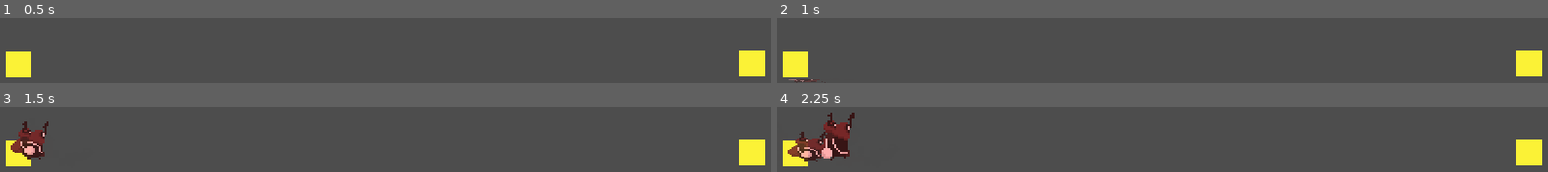
Above: before the commit, frames 1-4 (two rows, left to right).
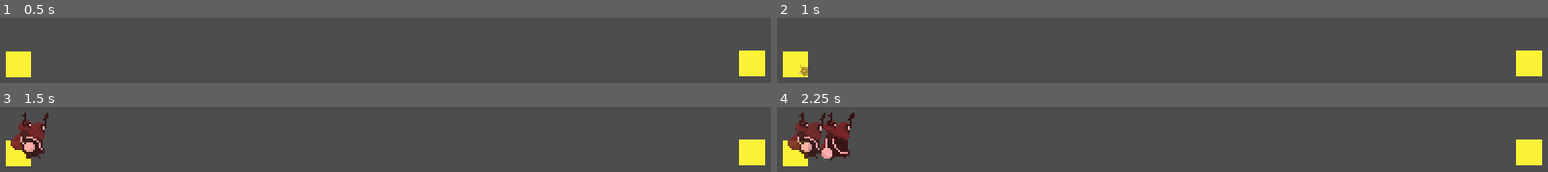
Above: after the commit, the same moments.

Repository: dekaravanhoc/3m5-gamejam10-brilliant-brains-building-boundless-bizarres
Game: Godot game, scene res://main.tscn
Two runs of this game, one before a commit and one after it. Both use one fixed random seed, a clock stepped at 60 frames per second and the inputs below.
Inputs:
- Up to frame 1 (0.5 s): no input
- Up to frame 2 (1 s): tap Enter (player_open_menu) at 0.5 s; hold Left (player_create_unit) from 0.53 s (still down)
- Up to frame 3 (1.5 s): release Left (player_create_unit) at 1.28 s; tap Left (player_create_unit) at 1.35 s
- Up to frame 4 (2.25 s): hold Left (player_create_unit) from 2.03 s (still down)

Frame 1 is identical in both runs. In frame 2, 0.2% of the frame differs, in the area x 1-7%, y 72-100%; in frame 3, 1.4%; in frame 4, 2.0%, in the area x 1-7%, y 8-84%.

Commit message:
finished base unit states

Diff:
--- a/unit/statemachine/states/attack.gd
+++ b/unit/statemachine/states/attack.gd
@@ -3,8 +3,17 @@
 
 
 func start():
-	behavior.unit.animated_sprite.play("attack")
+	attack()
 
 
-func run(delta: float):
-	pass
+func attack():
+	if behavior.unit.attack_range.get_overlapping_areas().is_empty():
+		behavior.change_state(StateMove.new())
+		return
+
+	behavior.unit.animated_sprite.play("attack")
+	behavior.unit.animated_sprite.animation_finished.connect(attack)
+	await behavior.unit.get_tree().create_timer(behavior.unit.hit_time).timeout
+	for enemy in behavior.unit.attack_box.get_overlapping_bodies():
+		if enemy.has_method("hit"):
+			enemy.hit(behavior.unit.dps * behavior.unit.attack_speed)
--- a/unit/statemachine/states/die.gd
+++ b/unit/statemachine/states/die.gd
@@ -4,7 +4,5 @@
 
 func start():
 	behavior.unit.animated_sprite.play("die")
-
-
-func run(delta: float):
-	pass
+	behavior.unit.killed.emit()
+	behavior.unit.animated_sprite.animation_finished.connect(behavior.unit.queue_free)
--- a/unit/statemachine/states/move.gd
+++ b/unit/statemachine/states/move.gd
@@ -4,7 +4,12 @@
 
 func start():
 	behavior.unit.animated_sprite.play("move")
+	behavior.unit.attack_range.area_entered.connect(_on_possible_target_in_range, CONNECT_ONE_SHOT)
 
 
 func run(delta: float):
 	behavior.unit.global_position += behavior.unit.speed * behavior.unit.current_move_direction * delta
+
+
+func _on_possible_target_in_range(_area: Area2D):
+	behavior.change_state(StateAttack.new())
--- a/unit/statemachine/states/spawn.gd
+++ b/unit/statemachine/states/spawn.gd
@@ -8,9 +8,9 @@
 
 	tween.tween_property(behavior.unit.animated_sprite, "modulate:a", 1.0, 1).from(0.0)
 	tween.parallel()
-	tween.tween_property(behavior.unit.animated_sprite, "scale:y", behavior.unit.animated_sprite.scale.y, 1).from(0.0).set_ease(Tween.EASE_IN).set_trans(Tween.TRANS_SPRING)
+	tween.tween_property(behavior.unit.animated_sprite, "scale:y", behavior.unit.animated_sprite.scale.y, 1).from(0.0).set_ease(Tween.EASE_IN_OUT).set_trans(Tween.TRANS_EXPO)
 	tween.parallel()
-	tween.tween_property(behavior.unit.animated_sprite, "scale:x", behavior.unit.animated_sprite.scale.x, 0.5).from(0.0).set_ease(Tween.EASE_IN).set_trans(Tween.TRANS_CUBIC)
+	tween.tween_property(behavior.unit.animated_sprite, "scale:x", behavior.unit.animated_sprite.scale.x, 1).from(0.0).set_ease(Tween.EASE_IN_OUT).set_trans(Tween.TRANS_EXPO)
 	tween.tween_callback(func():
 			behavior.change_state(StateMove.new())
 			)
--- a/unit/unit.gd
+++ b/unit/unit.gd
@@ -7,13 +7,18 @@
 enum PLAYER {Player1, Player2}
 
 @export var animated_sprite: AnimatedSprite2D
+@export var attack_box: Area2D
+@export var attack_range: Area2D
+@export var behavior: Behavior
 @export var health: int = 10
 @export var dps: int = 2
 @export var def: int = 0
 @export var speed: int = 100
 @export var attack_speed: float = 1.0
+@export var hit_time: float = 0.625
 @export var gold_drop: int = 1
 
+var hit_tween: Tween
 var current_player: PLAYER = PLAYER.Player1
 
 var current_move_direction: Vector2:
@@ -27,16 +32,20 @@
 	set(value):
 		current_health = min(health, max(0, value))
 		health_changed.emit(current_health)
+		if current_health == 0:
+			behavior.change_state(StateDie.new())
 
 
 func _ready():
 	current_health = health
 	if current_player == PLAYER.Player1:
 		collision_layer = 1
-		collision_mask = 2
+		attack_box.collision_mask = 2
+		attack_range.collision_mask = 2
 	else:
 		collision_layer = 2
-		collision_mask = 1
+		attack_box.collision_mask = 1
+		attack_range.collision_mask = 1
 		animated_sprite.flip_h = current_player == PLAYER.Player1
 
 
@@ -44,3 +53,16 @@
 	global_position = spawn_position
 	current_player = player
 	parent_to_spawn_in.add_child(self)
+
+
+func hit(damage: int):
+	current_health -= damage
+	if hit_tween and hit_tween.is_running():
+		return
+	if hit_tween:
+		hit_tween.kill()
+
+	hit_tween = create_tween()
+
+	hit_tween.tween_property(animated_sprite, "modulate", Color.RED, 0.25).from(Color.WHITE).set_ease(Tween.EASE_IN_OUT).set_trans(Tween.TRANS_QUAD)
+	hit_tween.tween_property(animated_sprite, "modulate", Color.WHITE, 0.25).from(Color.RED).set_ease(Tween.EASE_IN_OUT).set_trans(Tween.TRANS_QUAD)
--- a/unit/unit.tscn
+++ b/unit/unit.tscn
@@ -11,6 +11,10 @@
 [sub_resource type="CircleShape2D" id="CircleShape2D_kgue4"]
 radius = 65.0
 
+[sub_resource type="AtlasTexture" id="AtlasTexture_1ptb5"]
+atlas = ExtResource("2_l2o7t")
+region = Rect2(0, 273, 126, 39)
+
 [sub_resource type="AtlasTexture" id="AtlasTexture_3mgye"]
 atlas = ExtResource("2_l2o7t")
 region = Rect2(0, 0, 126, 39)
@@ -38,10 +42,6 @@
 [sub_resource type="AtlasTexture" id="AtlasTexture_mplpx"]
 atlas = ExtResource("2_l2o7t")
 region = Rect2(0, 234, 126, 39)
-
-[sub_resource type="AtlasTexture" id="AtlasTexture_1ptb5"]
-atlas = ExtResource("2_l2o7t")
-region = Rect2(0, 273, 126, 39)
 
 [sub_resource type="AtlasTexture" id="AtlasTexture_6folb"]
 atlas = ExtResource("3_iixhc")
@@ -116,6 +116,9 @@
 animations = [{
 "frames": [{
 "duration": 1.0,
+"texture": SubResource("AtlasTexture_1ptb5")
+}, {
+"duration": 1.0,
 "texture": SubResource("AtlasTexture_3mgye")
 }, {
 "duration": 1.0,
@@ -135,11 +138,8 @@
 }, {
 "duration": 1.0,
 "texture": SubResource("AtlasTexture_mplpx")
-}, {
-"duration": 1.0,
-"texture": SubResource("AtlasTexture_1ptb5")
-}],
-"loop": true,
+}],
+"loop": false,
 "name": &"attack",
 "speed": 8.0
 }, {
@@ -156,12 +156,12 @@
 "duration": 1.0,
 "texture": SubResource("AtlasTexture_jjc4h")
 }],
-"loop": true,
+"loop": false,
 "name": &"charge",
 "speed": 8.0
 }, {
 "frames": [],
-"loop": true,
+"loop": false,
 "name": &"default",
 "speed": 5.0
 }, {
@@ -215,9 +215,19 @@
 "speed": 8.0
 }]
 
-[node name="Unit" type="Area2D" node_paths=PackedStringArray("animated_sprite")]
+[sub_resource type="SegmentShape2D" id="SegmentShape2D_ybb78"]
+b = Vector2(270, 0)
+
+[sub_resource type="SegmentShape2D" id="SegmentShape2D_baub5"]
+b = Vector2(160, 0)
+
+[node name="Unit" type="Area2D" node_paths=PackedStringArray("animated_sprite", "attack_box", "attack_range")]
+collision_mask = 0
+monitoring = false
 script = ExtResource("1_6mxwx")
 animated_sprite = NodePath("UnitAnimation")
+attack_box = NodePath("AttackBox")
+attack_range = NodePath("AttackRange")
 
 [node name="UnitCollision" type="CollisionShape2D" parent="."]
 position = Vector2(0, -50)
@@ -226,11 +236,29 @@
 [node name="UnitAnimation" type="AnimatedSprite2D" parent="."]
 scale = Vector2(5, 5)
 sprite_frames = SubResource("SpriteFrames_qjrww")
-animation = &"move"
+animation = &"attack"
 autoplay = "move"
+frame = 7
+frame_progress = 1.0
 offset = Vector2(0, -13)
 
 [node name="Behavior" type="Node" parent="." node_paths=PackedStringArray("unit")]
 script = ExtResource("3_auhp4")
 unit = NodePath("..")
 start_state = ExtResource("4_16akq")
+
+[node name="AttackBox" type="Area2D" parent="."]
+position = Vector2(0, -48)
+collision_layer = 0
+monitorable = false
+
+[node name="AttackShape" type="CollisionShape2D" parent="AttackBox"]
+shape = SubResource("SegmentShape2D_ybb78")
+
+[node name="AttackRange" type="Area2D" parent="."]
+position = Vector2(0, -48)
+collision_layer = 0
+monitorable = false
+
+[node name="AttackRangeShape" type="CollisionShape2D" parent="AttackRange"]
+shape = SubResource("SegmentShape2D_baub5")
--- a/unit/unit_player_1.tscn
+++ /dev/null
@@ -1,80 +0,0 @@
-[gd_scene load_steps=12 format=3 uid="uid://ddjl52j44mspy"]
-
-[ext_resource type="PackedScene" uid="uid://b08nxb25y3ene" path="res://unit/unit.tscn" id="1_vual7"]
-[ext_resource type="Texture2D" uid="uid://dwohpfq3yg824" path="res://unit/assets/ball_and_chain_bot/run.png" id="2_id2q5"]
-
-[sub_resource type="AtlasTexture" id="AtlasTexture_vb804"]
-atlas = ExtResource("2_id2q5")
-region = Rect2(0, 0, 126, 39)
-
-[sub_resource type="AtlasTexture" id="AtlasTexture_vorbf"]
-atlas = ExtResource("2_id2q5")
-region = Rect2(0, 39, 126, 39)
-
-[sub_resource type="AtlasTexture" id="AtlasTexture_wmbei"]
-atlas = ExtResource("2_id2q5")
-region = Rect2(0, 78, 126, 39)
-
-[sub_resource type="AtlasTexture" id="AtlasTexture_jrsvf"]
-atlas = ExtResource("2_id2q5")
-region = Rect2(0, 117, 126, 39)
-
-[sub_resource type="AtlasTexture" id="AtlasTexture_laki5"]
-atlas = ExtResource("2_id2q5")
-region = Rect2(0, 156, 126, 39)
-
-[sub_resource type="AtlasTexture" id="AtlasTexture_m451h"]
-atlas = ExtResource("2_id2q5")
-region = Rect2(0, 195, 126, 39)
-
-[sub_resource type="AtlasTexture" id="AtlasTexture_mnmd8"]
-atlas = ExtResource("2_id2q5")
-region = Rect2(0, 234, 126, 39)
-
-[sub_resource type="AtlasTexture" id="AtlasTexture_r3vtu"]
-atlas = ExtResource("2_id2q5")
-region = Rect2(0, 273, 126, 39)
-
-[sub_resource type="SpriteFrames" id="SpriteFrames_qu1ns"]
-resource_local_to_scene = true
-animations = [{
-"frames": [],
-"loop": true,
-"name": &"default",
-"speed": 5.0
-}, {
-"frames": [{
-"duration": 1.0,
-"texture": SubResource("AtlasTexture_vb804")
-}, {
-"duration": 1.0,
-"texture": SubResource("AtlasTexture_vorbf")
-}, {
-"duration": 1.0,
-"texture": SubResource("AtlasTexture_wmbei")
-}, {
-"duration": 1.0,
-"texture": SubResource("AtlasTexture_jrsvf")
-}, {
-"duration": 1.0,
-"texture": SubResource("AtlasTexture_laki5")
-}, {
-"duration": 1.0,
-"texture": SubResource("AtlasTexture_m451h")
-}, {
-"duration": 1.0,
-"texture": SubResource("AtlasTexture_mnmd8")
-}, {
-"duration": 1.0,
-"texture": SubResource("AtlasTexture_r3vtu")
-}],
-"loop": true,
-"name": &"move",
-"speed": 8.0
-}]
-
-[node name="UnitPlayer1" instance=ExtResource("1_vual7")]
-collision_mask = 2
-
-[node name="UnitAnimation" parent="." index="1"]
-sprite_frames = SubResource("SpriteFrames_qu1ns")
Not shown: 1 places in unit/unit.tscn that only renumber resources
